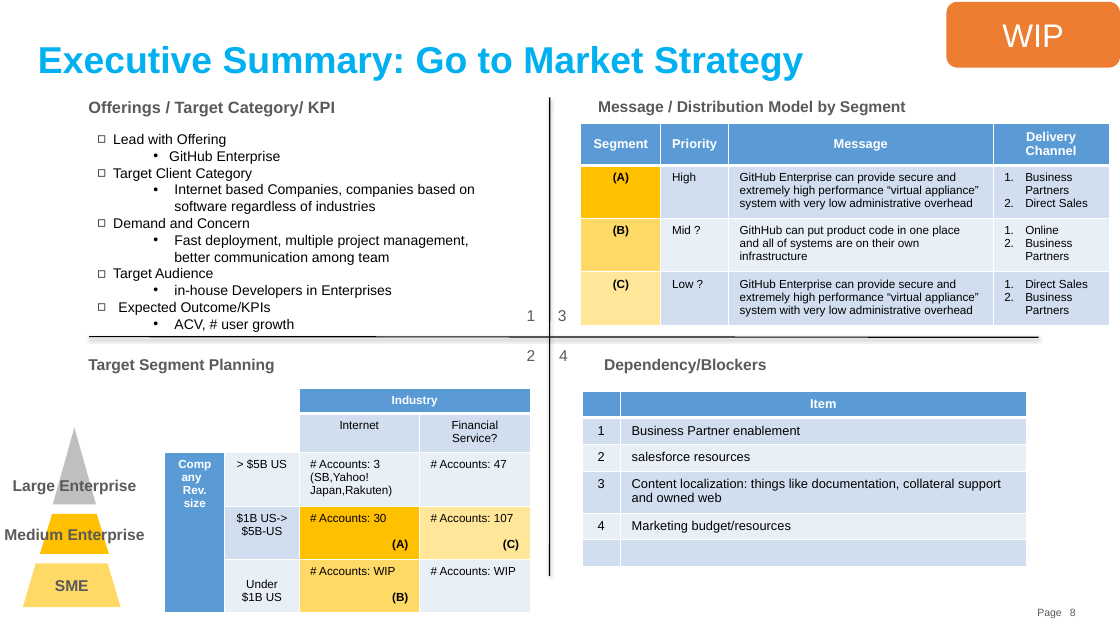
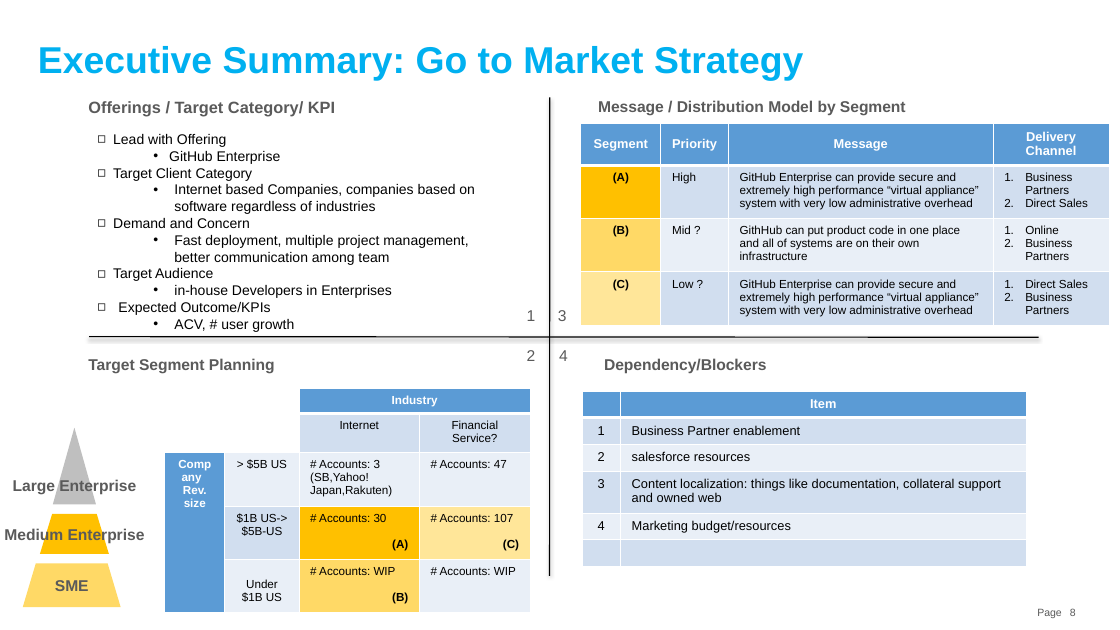
Before and after one commit to souebina/GitHub-Japan-Marketing-Plan, a slide deck: slide 8 of GitHub Japan Marketing Strategy.pptx. Drawn at 1120x630 pixels with LibreOffice and Linux fonts; fonts in the diff are those of the drawing. Boxes give left, top, right and bottom in pixels: in the first picture for what was removed or moved away, otherwise in the second. Text is boxed around its words. In the diff, an @@ line names an element or a change of style, - is before the commit and + after.

```diff
--- a/GitHub Japan Marketing Strategy.pptx
+++ b/GitHub Japan Marketing Strategy.pptx
@@ rounded rectangle removed at [947,2,1120,67] @@
-WIP
```
Also in this commit, not shown: 2 other slides changed.
